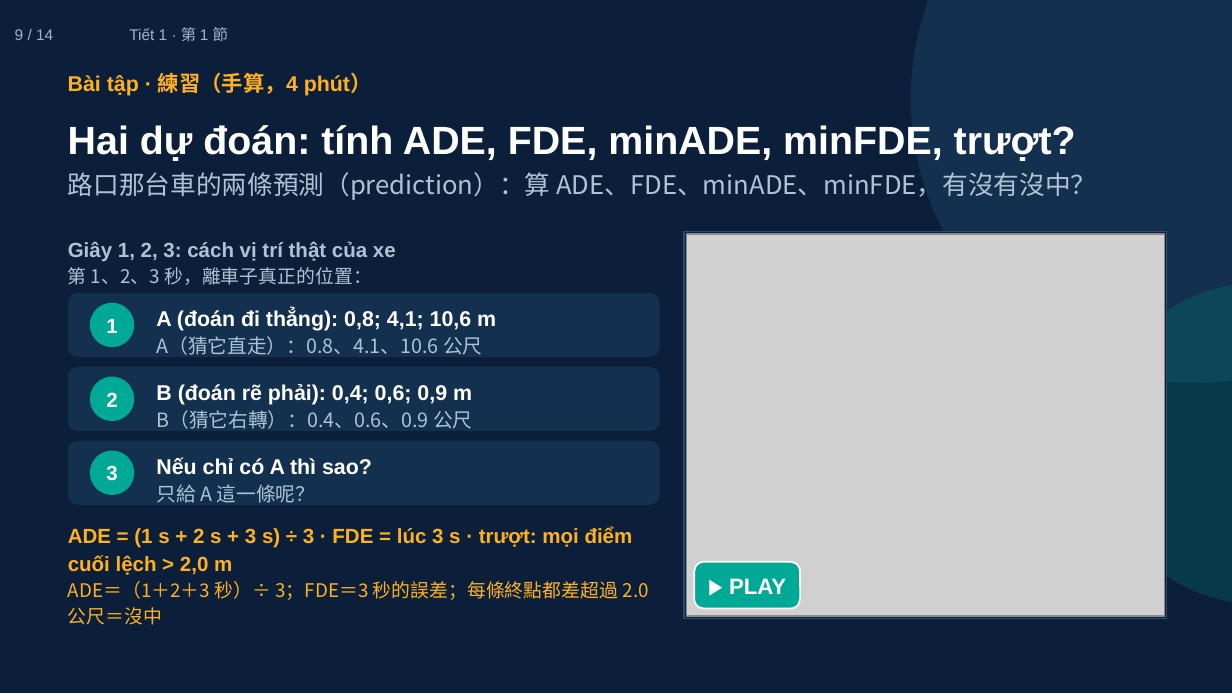
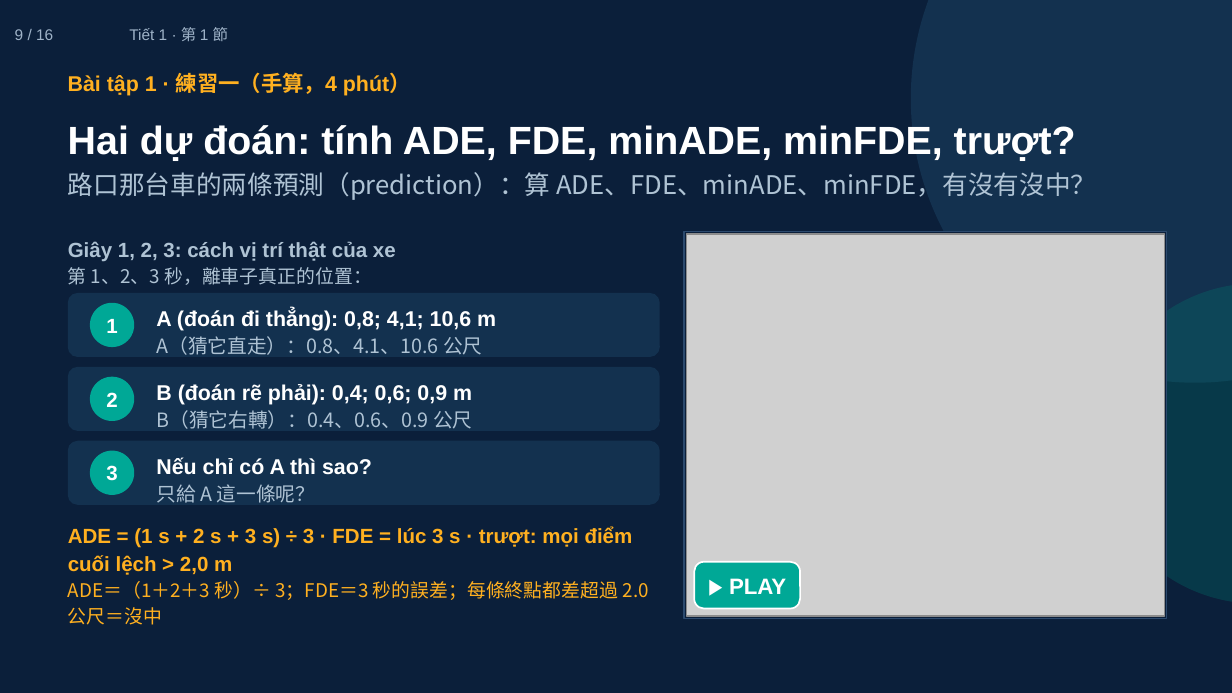
Before and after one commit to ch-neural/MITUST-Principles-of-Self-Driving-Cars, a slide deck: slide 9 of 第十三週(12-03)/第十三週_第1節_簡報.pptx. Drawn at 1232x693 pixels with LibreOffice and Linux fonts; fonts in the diff are those of the drawing; grey boxes stand for pictures. Boxes give left, top, right and bottom in pixels: in the first picture for what was removed or moved away, otherwise in the second. Text is boxed around its words. In the diff, an @@ line names an element or a change of style, - is before the commit and + after.

```diff
--- a/第十三週(12-03)/第十三週_第1節_簡報.pptx
+++ b/第十三週(12-03)/第十三週_第1節_簡報.pptx
@@ text at [15,29,53,40]: text changed @@
-9 / 14
+9 / 16
@@ text at [68,72,411,96]: text changed @@
-Bài tập · 練習（手算，4 phút）
+Bài tập 1 · 練習一（手算，4 phút）
```
Also in this commit, not shown: 12 other slides changed, 2 slides added, 1 other file.
